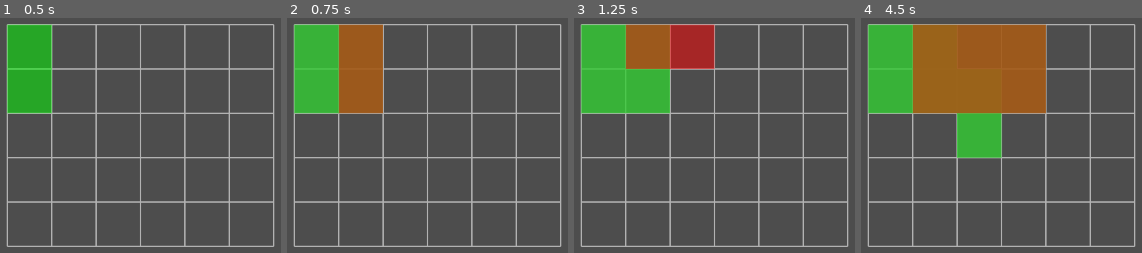
Above: before the commit, frames 1-4 (left to right).
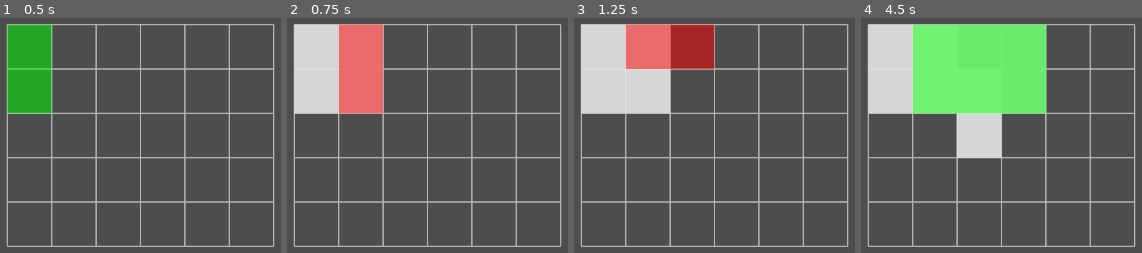
Above: after the commit, the same moments.

Repository: BigBarfEaterBBE/supermarket_simulator
Game: Godot game, scene res://supermarket simulator/scenes/grid_root.tscn
The game is run twice, just before and just after one commit, with the same random seed, the same clock (stepped at 60 frames per second) and the same inputs.
Inputs:
- Up to frame 1 (0.5 s): no input
- Up to frame 2 (0.75 s): tap Enter (place_item) at 0.5, 0.6 s; hold D (move_right) from 0.53 s (still down)
- Up to frame 3 (1.25 s): keep holding D (move_right); tap R (rotate_item) at 0.8 s
- Up to frame 4 (4.5 s): tap Space at 1.25, 2.75, 4.25 s; release D (move_right) at 1.28 s; hold S (move_down) 1.28-2.03 s; tap R (rotate_item) at 1.35, 2.3, 2.85, 3.8 s; tap Enter (place_item) at 1.55, 2, 2.1, 3.05, 3.5 s; hold D (move_right) 2.03-2.78 s; hold W (move_up) 2.78-3.53 s; hold A (move_left) from 3.53 s (still down); tap E (view_next) at 3.6 s; tap Q (view_prev) at 4.35 s

Frame 1 is identical in both runs. In frame 2, 12% of the frame differs, in the area x 2-35%, y 2-41%; in frame 3, 12%; in frame 4, 27%, in the area x 2-66%, y 2-60%.

Commit message:
12/31 12:29 AM i tried adding colors for the different sides + depth coloring but lowk idk even know if its working

Diff:
--- a/supermarket simulator/grid_root.gd
+++ b/supermarket simulator/grid_root.gd
@@ -4,13 +4,21 @@
 @export var cell_size: int = 64 #pixel size
 @export var views := ["top", "front", "side"]
 var view_index := 0
+const FACE_COLORS = {
+	"top": Color(0.9, 0.9, 0.9),
+	"bottom": Color(0.3, 0.3, 0.3),
+	"front": Color(0.8, 0.9, 1.0),
+	"back": Color(0.5, 0.6, 0.7),
+	"left": Color(0.9, 0.8, 0.7),
+	"right": Color(0.7, 0.6, 0.5)
+}
 
 var placed_items := [] #each entry = pos: vector3i, size: vector3i
 var placed_visuals: Node2D
 var grid = [] #2d array track occupancy
 var grid_3d := {} #dict<Vector3i, bool>
 var cursor_3d := Vector3i.ZERO
-var current_item = {"name":"Milk", "size":Vector3i(1,3,2)} # width x height x depth
+var current_item = {"name":"Milk", "size":Vector3i(1,3,2), "rotation": Vector3i.ZERO} # width x height x depth
 
 var preview_rect: ColorRect
 var grid_lines: Node2D
@@ -80,7 +88,8 @@
 			place_pos.y = cursor_3d.y
 		placed_items.append({
 			"pos": place_pos,
-			"size": current_item["size"]
+			"size": current_item["size"],
+			"rotation": current_item["rotation"]
 		})
 		rebuild_grid()
 		redraw_placed_items()
@@ -97,12 +106,23 @@
 	cursor_3d.z = clamp(cursor_3d.z, 0, container_size.z - size.z)
 
 func place_item_if_valid(pos: Vector3i):
-	if can_place_with_depth(pos):
-		var placed_pos = pos
-		placed_pos.y = 0
-		placed_items.append({"pos": placed_pos, "size": current_item["size"]})
-		rebuild_grid()
-		redraw_placed_items()
+	# Determine the correct Y position (drop height)
+	var drop_y = 0
+	while drop_y < container_size.y:
+		var test_pos = Vector3i(pos.x, drop_y, pos.z)
+		if collides_3d(test_pos, current_item["size"]):
+			break
+		drop_y += 1
+	drop_y -= 1  # last valid position
+
+	if drop_y < 0:
+		return  # can't place anywhere
+
+	var placed_pos = Vector3i(pos.x, drop_y, pos.z)
+	placed_items.append({"pos": placed_pos, "size": current_item["size"]})
+	rebuild_grid()
+	redraw_placed_items()
+
 
 #----------------PREVIEW----------------
 func update_preview():
@@ -115,17 +135,13 @@
 
 #----------------PLACEMENT----------------
 func can_place_preview(pos: Vector3i) -> bool:
-	if collides_3d(pos, current_item["size"]):
-		return false
 	if views[view_index] == "top":
 		return find_stack_height(pos, current_item["size"]) != -1
-	return has_support(pos, current_item["size"])
-
-func can_place_with_depth(pos_3d: Vector3i) -> bool:
-	#must be absoslute bottom
-	if pos_3d.y != 0:
-		return false
-	return can_place(get_item_size_for_view(), get_cursor_2d_from_3d(pos_3d, current_item["size"]))
+	return has_support(pos, current_item["size"]) \
+		and not collides_3d(pos, current_item["size"])
+
+
+
 
 func can_place(size: Vector2i, pos: Vector2i) -> bool:
 	for y in range(size.y):
@@ -226,6 +242,16 @@
 		y -= 1
 	return -1
 
+func get_depth_shade_factor(pos: Vector3i) -> float:
+	match views[view_index]:
+		"top":
+			return float(pos.y) / max(1, container_size.y - 1)
+		"front":
+			return float(pos.z) / max(1, container_size.z - 1)
+		"side":
+			return float(pos.x) / max(1, container_size.x - 1)
+	return 0.0
+
 func get_grid_size_for_view() -> Vector2i:
 	match views[view_index]:
 		"top":
@@ -266,6 +292,39 @@
 		"side":
 			return Vector2i(pos.z,container_size.y - pos.y - size.y)
 	return Vector2i.ZERO
+
+func get_visible_face_for_item(item: Dictionary) -> String:
+	var rot: Vector3i = item["rotation"]
+	match views[view_index]:
+		"top":
+			if rot.y % 2 == 0:
+				return "top"
+			else:
+				return "bottom"
+
+		"front":
+			if rot.z % 2 == 0:
+				return "front"
+			else:
+				return "back"
+
+		"side":
+			if rot.x % 2 == 0:
+				return "right"
+			else:
+				return "left"
+	return "top"
+
+
+func get_visible_face_for_view() -> String:
+	match views[view_index]:
+		"top":
+			return "top"
+		"front":
+			return "front"
+		"side":
+			return "right"
+	return "top"
 
 func has_support(pos: Vector3i, size: Vector3i) -> bool:
 	#on floor
@@ -285,7 +344,17 @@
 
 	for item in placed_items:
 		var rect := ColorRect.new()
-		rect.color = Color(0.2, 0.8, 0.2, 0.8)
+		var face := get_visible_face_for_item(item)
+		var base_color = FACE_COLORS[face]
+
+		var depth := get_depth_shade_factor(item["pos"])
+		var shade = lerp(1.0, 0.5, depth)
+		rect.color = Color(
+			base_color.r * shade,
+			base_color.g * shade,
+			base_color.b * shade,
+			0.9
+		)
 
 		var size_2d := get_item_size_for_view_from_3d(item["size"])
 		var pos_2d := get_cursor_2d_from_3d(item["pos"], item["size"])
@@ -296,14 +365,15 @@
 
 func rotate_current_item():
 	var size: Vector3i = current_item["size"]
-
-	match views[view_index]:
-		"top":
-			#rotate around y (swap x/z)
+	var rot: Vector3i = current_item["rotation"]
+
+	match views[view_index]:
+		"top":
 			current_item["size"] = Vector3i(size.z, size.y, size.x)
-		"front":
-			#rotate around z
+			current_item["rotation"].y = (rot.y + 1) % 4
+		"front":
 			current_item["size"] = Vector3i(size.y, size.x, size.z)
-		"side":
-			#rotate around x
+			current_item["rotation"].z = (rot.z + 1) % 4
+		"side":
 			current_item["size"] = Vector3i(size.x, size.z, size.y)
+			current_item["rotation"].x = (rot.x + 1) % 4
